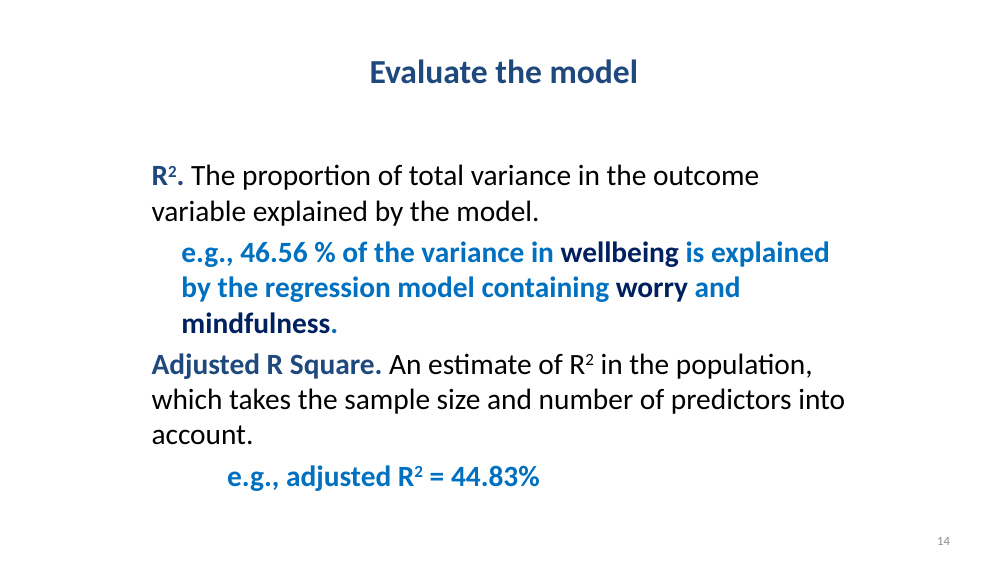
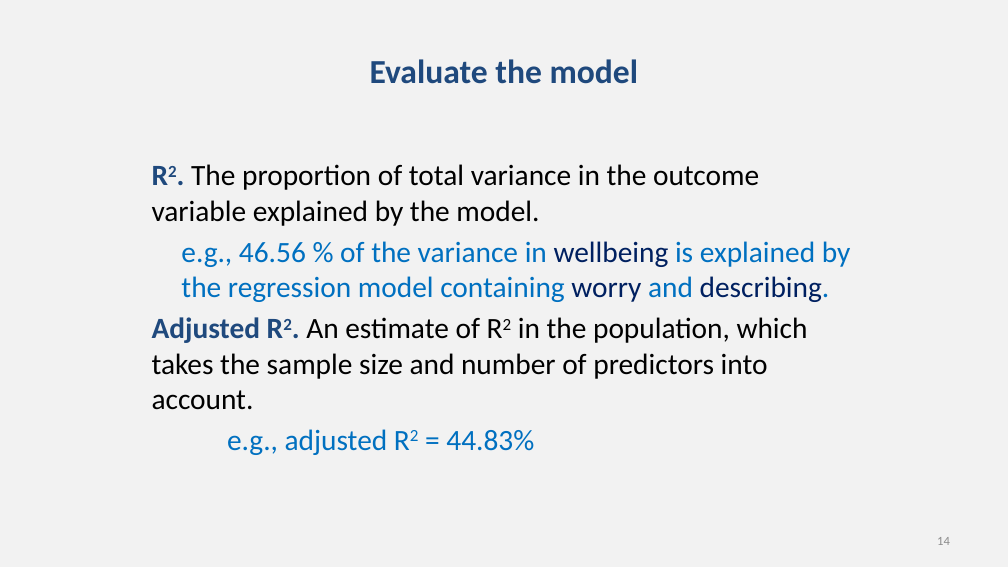
Before and after one commit to chrisjberry/datafluencyCB, a slide deck: slide 14 of docs/slides/PSYC753_L2_MultipleRegression1.pptx. Drawn at 1008x567 pixels with LibreOffice and Linux fonts; fonts in the diff are those of the drawing. Boxes give left, top, right and bottom in pixels: in the first picture for what was removed or moved away, otherwise in the second. Text is boxed around its words. In the diff, an @@ line names an element or a change of style, - is before the commit and + after.

```diff
--- a/docs/slides/PSYC753_L2_MultipleRegression1.pptx
+++ b/docs/slides/PSYC753_L2_MultipleRegression1.pptx
@@ background #FFFFFF to #F2F2F2 @@
@@ text at (152, 241, 851, 410): text changed; bold off @@
-e.g., 46.56 % of the variance in wellbeing is explained by the regression model containing worry and mindfulness.
-Adjusted R Square. An estimate of R2 in the population, which takes the sample size and number of predictors into account.
+e.g., 46.56 % of the variance in wellbeing is explained by the regression model containing worry and describing.
+Adjusted R2. An estimate of R2 in the population, which takes the sample size and number of predictors into account.
@@ text at (227, 429, 534, 455): bold off in "e.g., adjusted R2 = 44.83%" @@
```
Also in this commit, not shown: 19 other slides changed, 1 slide added, 1 other file.
